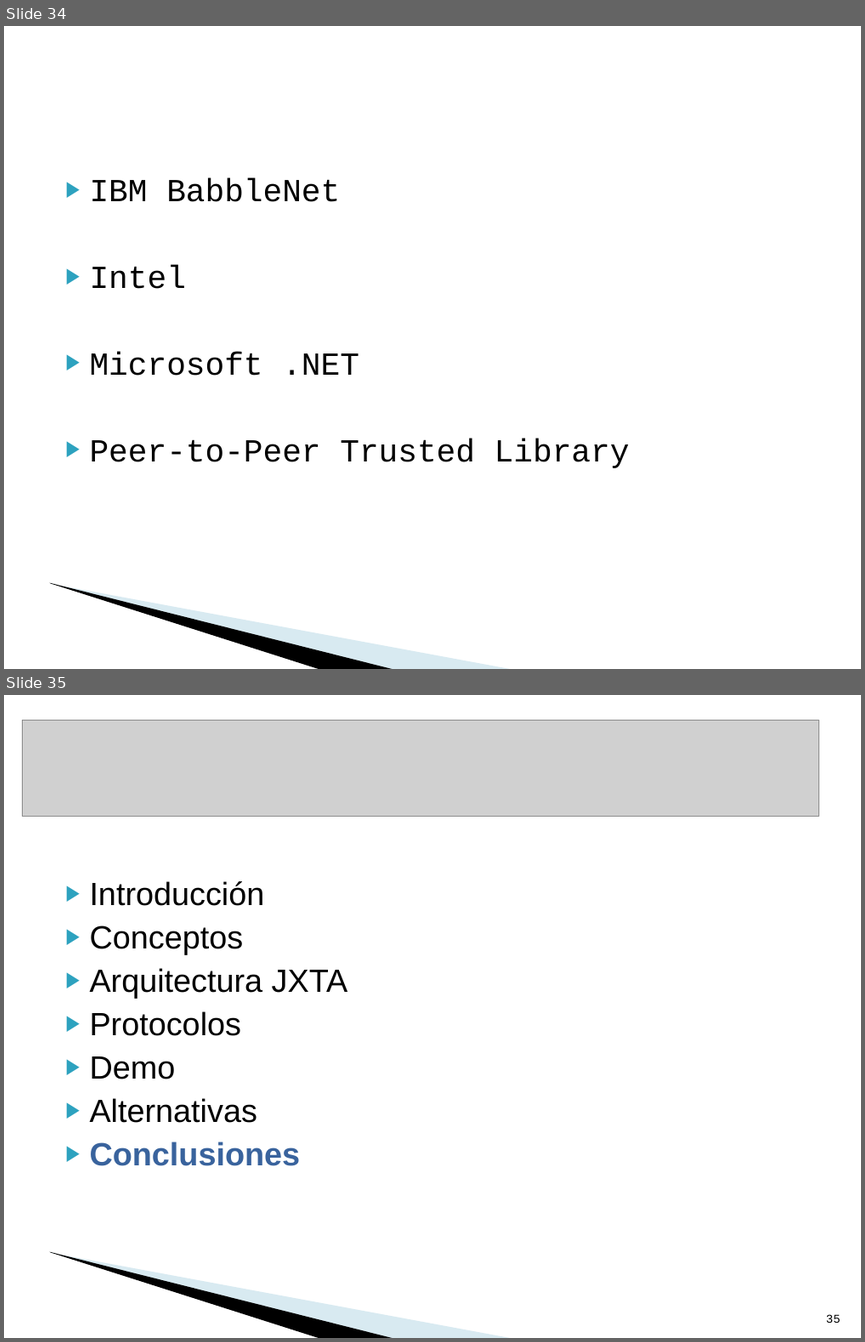
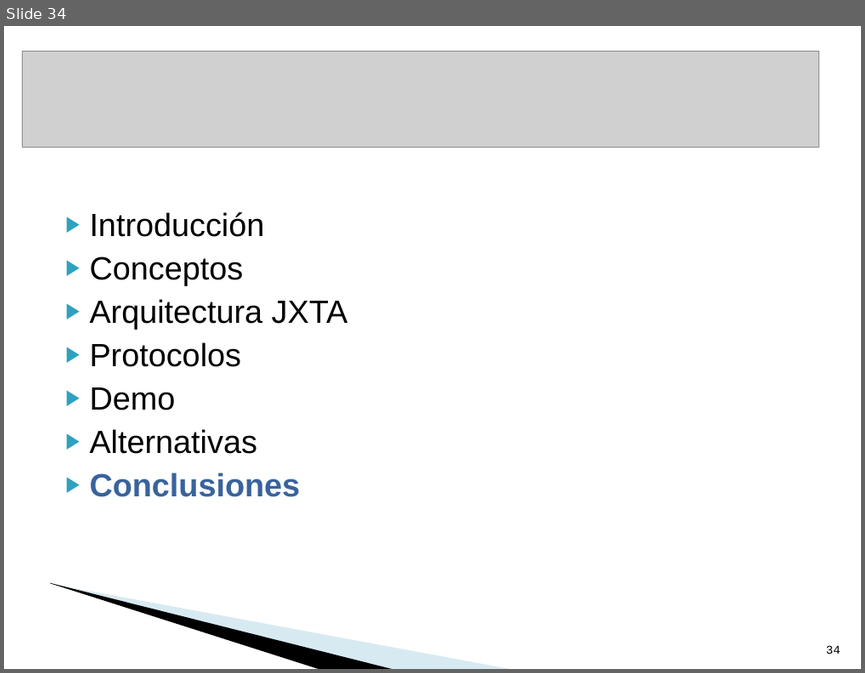
Before and after one commit to txedo/isi-practicas-5, a slide deck: sistemas-colaboracion/p2p-jxta/presentacion/PresentaciónColaboracion.ppt. Shown one above the other, each under a label of ours: slides 34 and 35 before the commit, slide 34 after it. The pictures are 865x1342 and 865x673 pixels, drawn with LibreOffice and Linux fonts; fonts in the diff are those of the drawing; grey boxes stand for pictures; background and template pictures are left out. Boxes give left, top, right and bottom in pixels: in the first picture for what was removed or moved away, otherwise in the second. Text is boxed around its words. In the diff, an @@ line names an element or a change of style, - is before the commit and + after.

```diff
--- a/sistemas-colaboracion/p2p-jxta/presentacion/PresentaciónColaboracion.ppt
+++ b/sistemas-colaboracion/p2p-jxta/presentacion/PresentaciónColaboracion.ppt
@@ slide 34 removed at (4,26,861,669), background #FFFFFF; not listed: 2 template elements that a slide beside it also shows @@
@@ text removed at (90,178,630,468) @@
-▶ IBM BabbleNet
-▶ Intel
-▶ Microsoft .NET
-▶ Peer-to-Peer Trusted Library
@@ what was slide 35 is now slide 34 @@
@@ page number at (826,645,840,653): text changed @@
-35
+34
```
Also in this commit, not shown: 14 slides changed, 1 slide added, 2 other slides removed.
